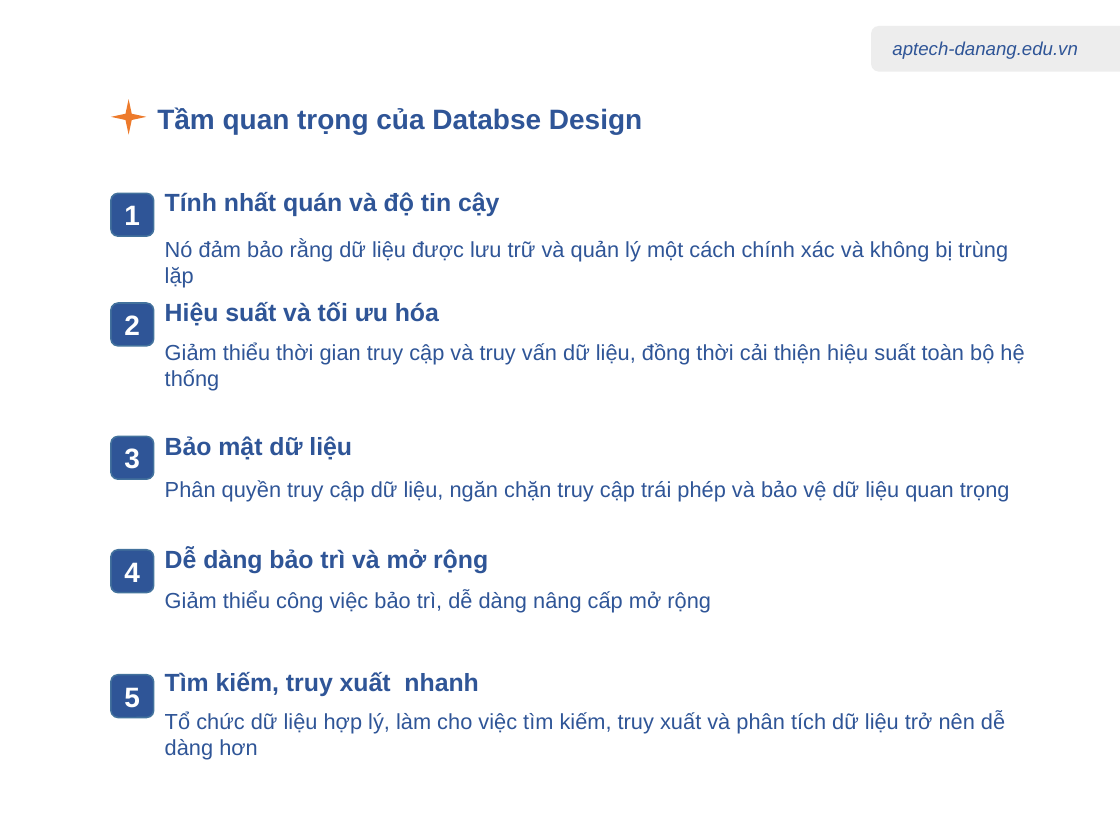
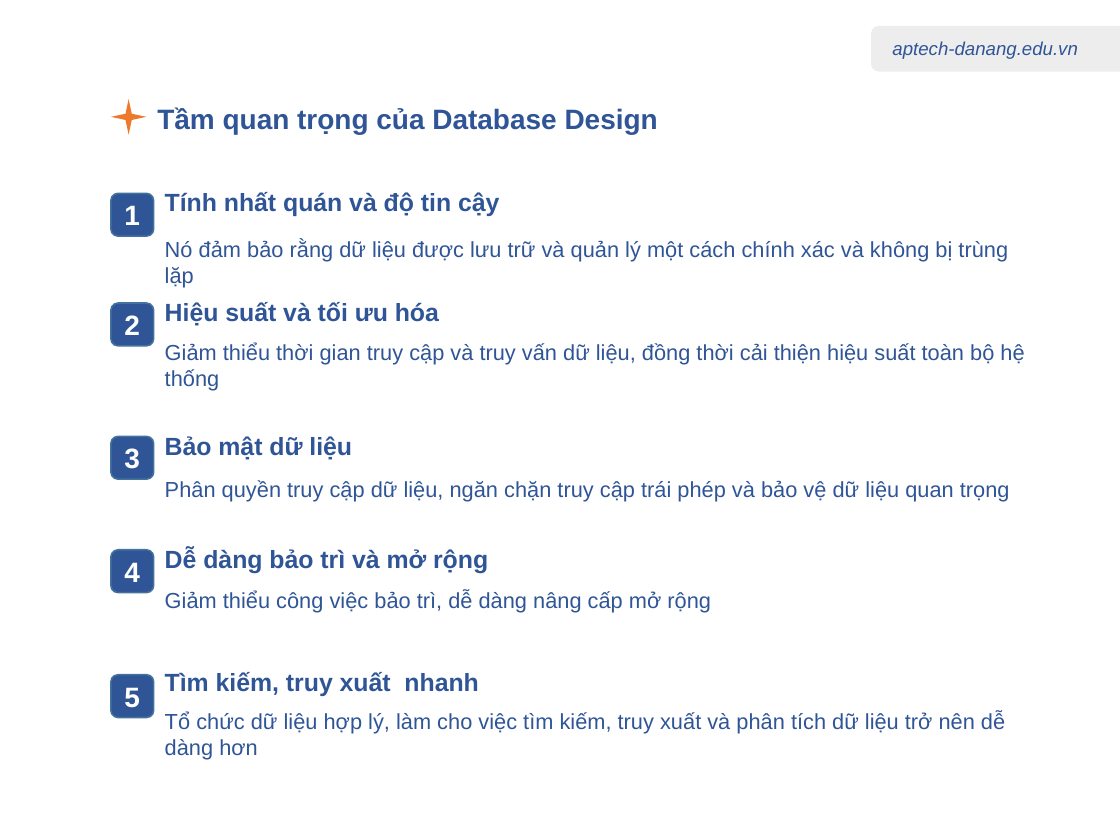
Before and after one commit to nhannn87dn/Learn-PostgreSQL, a slide deck: slide 5 of 01.Lessions/03-Database-Design-Concept/03-Database-Design-Concept.pptx. Drawn at 1120x840 pixels with LibreOffice and Linux fonts; fonts in the diff are those of the drawing. Boxes give left, top, right and bottom in pixels: in the first picture for what was removed or moved away, otherwise in the second. Text is boxed around its words. In the diff, an @@ line names an element or a change of style, - is before the commit and + after.

```diff
--- a/01.Lessions/03-Database-Design-Concept/03-Database-Design-Concept.pptx
+++ b/01.Lessions/03-Database-Design-Concept/03-Database-Design-Concept.pptx
@@ text at (x1=157, y1=107, x2=658, y2=134): text changed @@
-Tầm quan trọng của Databse Design
+Tầm quan trọng của Database Design
```
Also in this commit, not shown: 7 other files.
